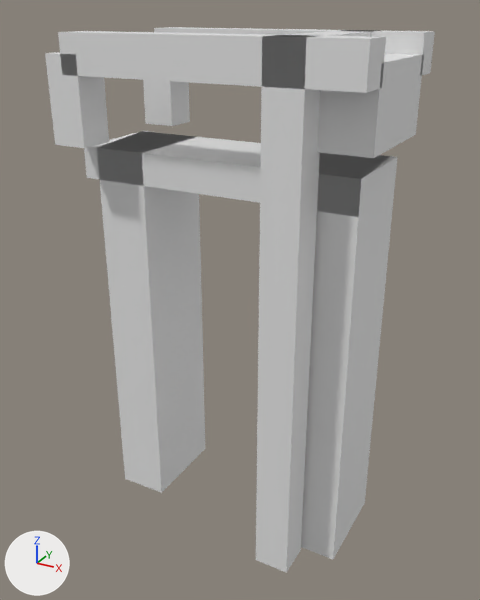
Two versions of the glTF model models/bleskensgraaf-ca/bleskensgraaf-ca-brug-3b019c6e/bleskensgraaf-ca-brug-3b019c6e.glb, one commit apart.
Rendered twice from a 50 mm camera at (7.97, -14.19, 3.37) aimed at (0.19, -0.05, -3.7). The axes (+X, +Y, +Z) are drawn at lower left. The lights are the same throughout. The older version comes first.

Names of what the first picture shows: 'building:balans', 'building:balans 2', 'building:contragewicht', 'building:hamei 2', 'building:hangstang', 'building:hangstang 2', 'building:portaal', 'road:dek', 'road:landhoofd (aangenomen)', 'road:landhoofd (aangenomen) 2'.
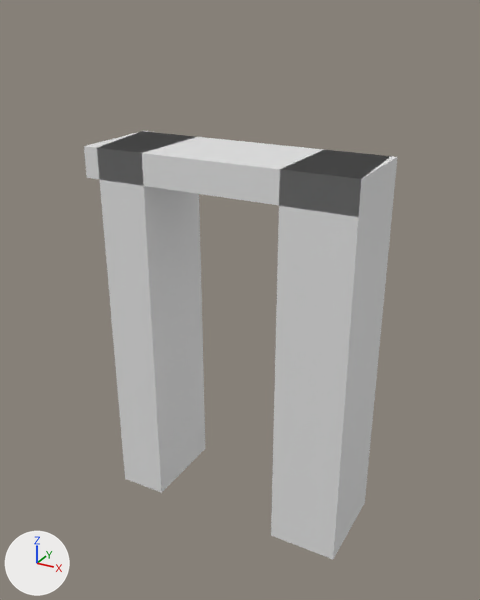
The change, as a list of edits to the scene's bpy script:
```text
Remove ob_building_hamei_2:
    ob_building_hamei_2 = bpy.data.objects.new('building:hamei 2', me_hamei_2)
    ob_building_hamei_2.location = (0.0, 0.0, 0.0)
Remove ob_building_portaal:
    ob_building_portaal = bpy.data.objects.new('building:portaal', me_portaal)
    ob_building_portaal.location = (0.0, 0.0, 0.0)
Remove ob_building_balans:
    ob_building_balans = bpy.data.objects.new('building:balans', me_balans)
    ob_building_balans.location = (0.0, 0.0, 0.0)
Remove ob_building_hangstang:
    ob_building_hangstang = bpy.data.objects.new('building:hangstang', me_hangstang)
    ob_building_hangstang.location = (0.0, 0.0, 0.0)
Remove ob_building_balans_2:
    ob_building_balans_2 = bpy.data.objects.new('building:balans 2', me_balans_2)
    ob_building_balans_2.location = (0.0, 0.0, 0.0)
Remove ob_building_hangstang_2:
    ob_building_hangstang_2 = bpy.data.objects.new('building:hangstang 2', me_hangstang_2)
    ob_building_hangstang_2.location = (0.0, 0.0, 0.0)
Remove ob_building_contragewicht:
    ob_building_contragewicht = bpy.data.objects.new('building:contragewicht', me_contragewicht)
    ob_building_contragewicht.location = (0.0, 0.0, 0.0)
```

Boxes [x1, y1, x2, y2] around the edits, measured in the pictures (480 x 600 px):
'building:hamei 2', deleted: before [256, 35, 320, 573]
'building:balans 2', deleted: before [58, 31, 386, 93]
'building:contragewicht', deleted: before [317, 53, 424, 158]
'building:hangstang 2', deleted: before [45, 52, 109, 148]
'building:balans', deleted: before [154, 27, 435, 76]
'building:hangstang', deleted: before [143, 80, 190, 126]
'building:portaal', deleted: before [275, 31, 372, 37]
